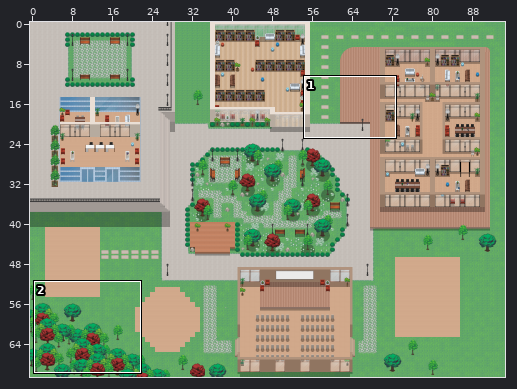
An edit to a level. Tiled map (JSON), v2-wa-st-gobain.tmj. The first picture is a wide view before the edit; the outline marks the close-up.
Close-up. Before the edit:
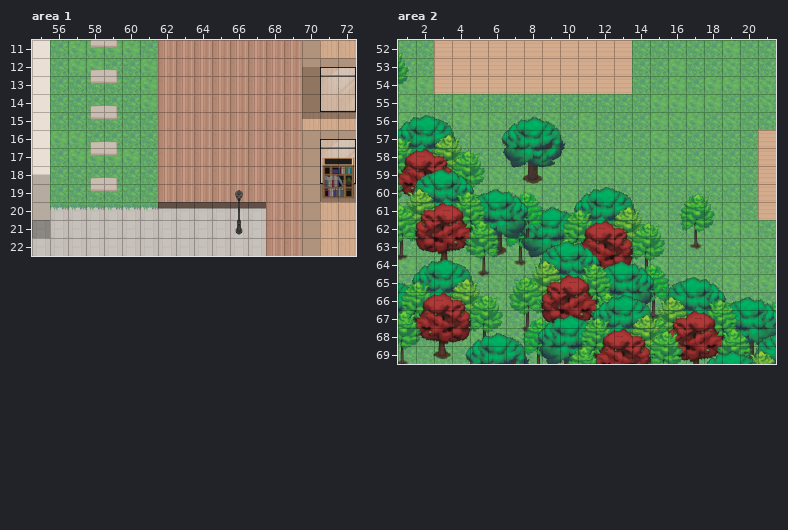
Cells are 32x32 px. Shown: area 1 x 55..72, y 11..22; area 2 x 1..21, y 52..69. The commit also changed other parts of the map, which this record leaves out.
Once edited:
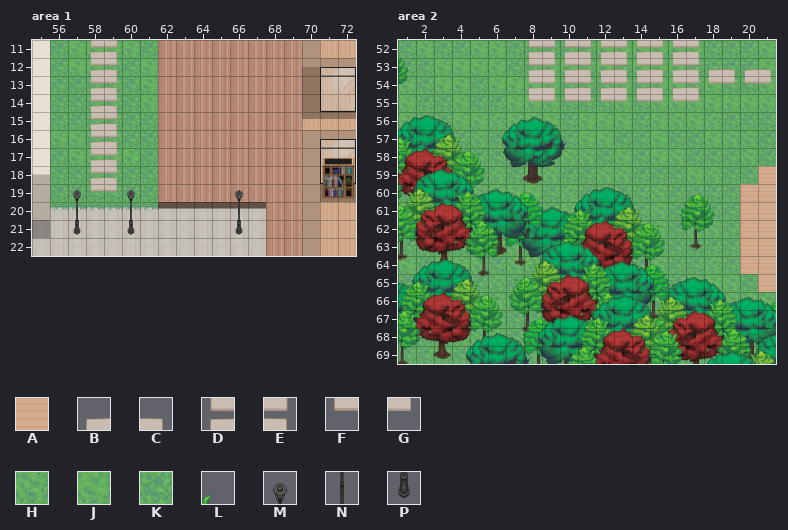
Key: from "TEST_AssetVillage": A 128, B 136, C 137, D 200, E 201, F 264, G 265, H 705, J 769, K 771, L 965, M 2050, N 2114, P 2178.
_ is an empty cell.
The edit:
Layer "floor/floor2", area 1:
y 11: x 58..59 FG -> DE
y 12: x 58..59 BC -> DE
y 13: x 58..59 FG -> DE
y 14: x 58..59 BC -> DE
y 15: x 58..59 FG -> DE
y 16: x 58..59 BC -> DE
y 17: x 58..59 FG -> DE
y 18: x 58..59 BC -> DE
Layer "furniture/furniture1", area 1:
y 19: x 57 _ -> M; x 60 _ -> M
y 20: x 57 _ -> N; x 60 _ -> N
y 21: x 57 _ -> P; x 60 _ -> P
Layer "floor/floor1", area 2:
y 52: x 2..17 KAAAAAAAAAAAKKKK -> JKKJJKKKKKJJJJJJ; x 19 J -> K; x 21 K -> J
y 53: x 3..15 AAAAAAAAAAAKK -> JJJJKKJJKJKJJ; x 19 H -> K; x 21 K -> J
y 54: x 2..13 JAAAAAAAAAAA -> KJJKJJJJKKKJ; x 15 K -> J; x 19..21 JHH -> KKJ
y 55: x 7..9 KKK -> JJJ; x 13 K -> J; x 19..21 KKH -> JJJ
y 56: x 7..9 KKH -> JJJ; x 12..13 KK -> JJ; x 18..19 KH -> HK
y 57: x 12 K -> J; x 18..21 KKKA -> JHHK
y 58: x 20..21 KA -> HK
y 59: x 18..19 KH -> HK
y 60: x 20 K -> A
y 61: x 18..20 HHK -> KKA
y 62: x 18..21 JJHK -> HKAA
y 63: x 18 H -> K; x 20..21 HH -> AA
y 64: x 18..21 KHHK -> HKAA
y 65: x 18..19 KJ -> JH; x 21 J -> A
y 66: x 19..21 KKK -> HHH
Layer "furniture/furniture1", area 2:
y 52: x 1 L -> _; x 8..17 __________ -> DEDEDEDEDE
y 53: x 8..21 ______________ -> DEDEDEDEDEBCBC
y 54: x 8..21 ______________ -> DEDEDEDEDEFGFG
y 55: x 8..17 __________ -> FGFGFGFGFG
Changed places in both close-ups, as pixel boxes (x1, y1, x2, y2):
changed: (73, 40, 135, 235)
changed: (398, 40, 776, 307)
